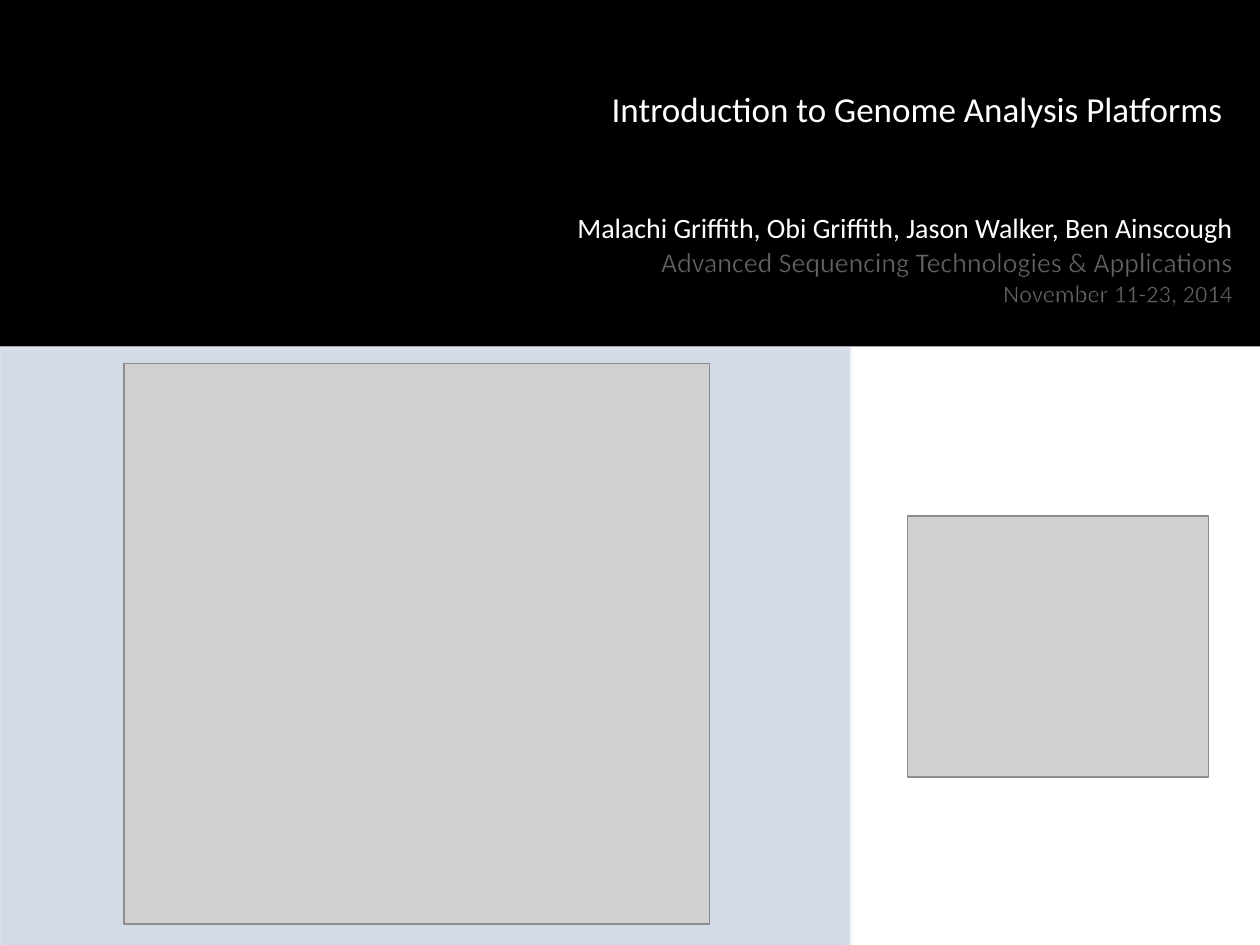
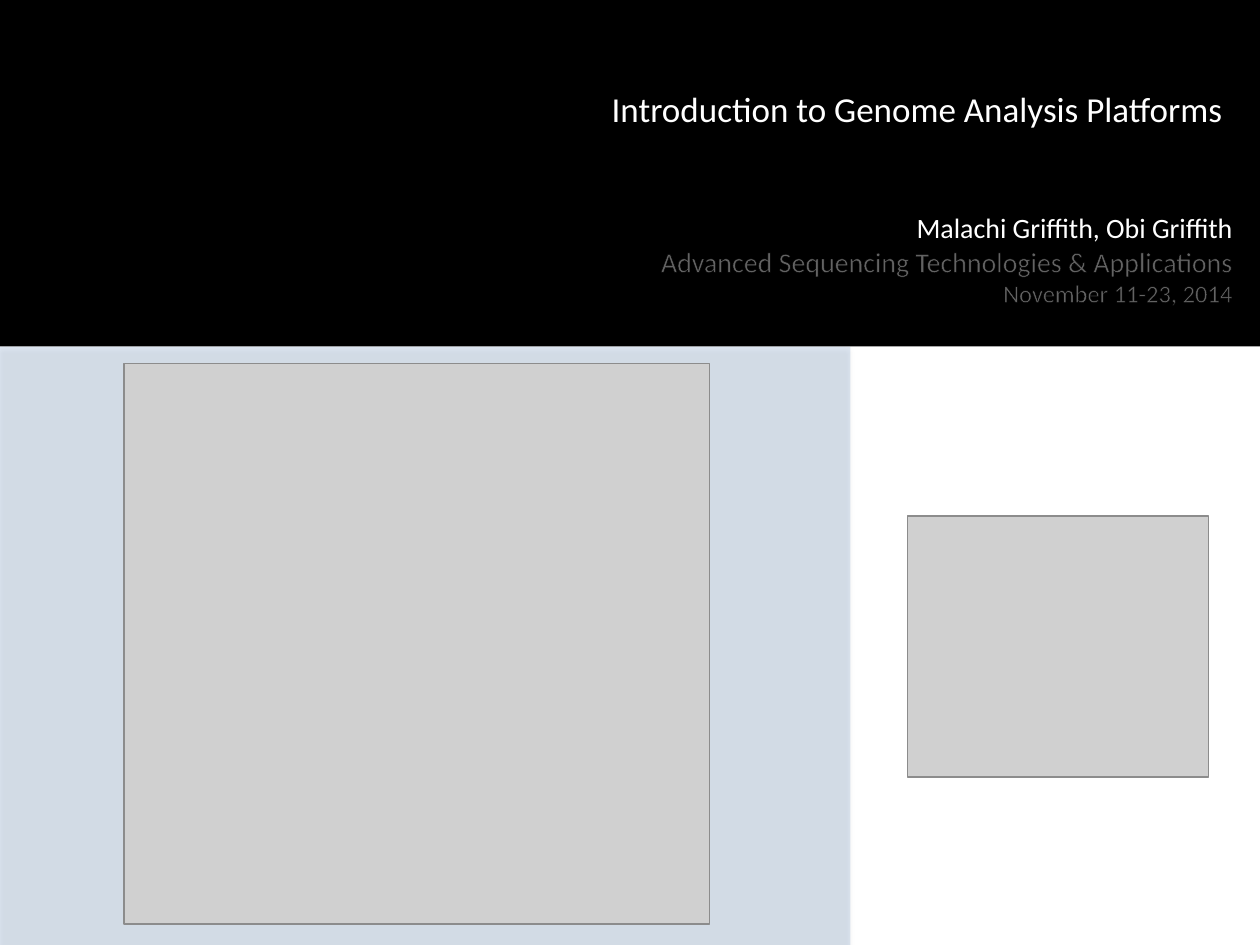
Before and after one commit to griffithlab/rnaseq_tutorial_wiki, a slide deck: slide 2 of LectureFiles/cshl/2014/GenomeAnalysisPlatforms.pptx. Drawn at 1260x945 pixels with LibreOffice and Linux fonts; fonts in the diff are those of the drawing; grey boxes stand for pictures; background and template pictures are left out. Boxes give left, top, right and bottom in pixels: in the first picture for what was removed or moved away, otherwise in the second. Text is boxed around its words. In the diff, an @@ line names an element or a change of style, - is before the commit and + after.

Commit message:
update genome analysis platforms lecture

```diff
--- a/LectureFiles/cshl/2014/GenomeAnalysisPlatforms.pptx
+++ b/LectureFiles/cshl/2014/GenomeAnalysisPlatforms.pptx
@@ text at box(917, 218, 1232, 242): text changed @@
-Malachi Griffith, Obi Griffith, Jason Walker, Ben Ainscough
+Malachi Griffith, Obi Griffith
```
Also in this commit, not shown: 1 other file.
